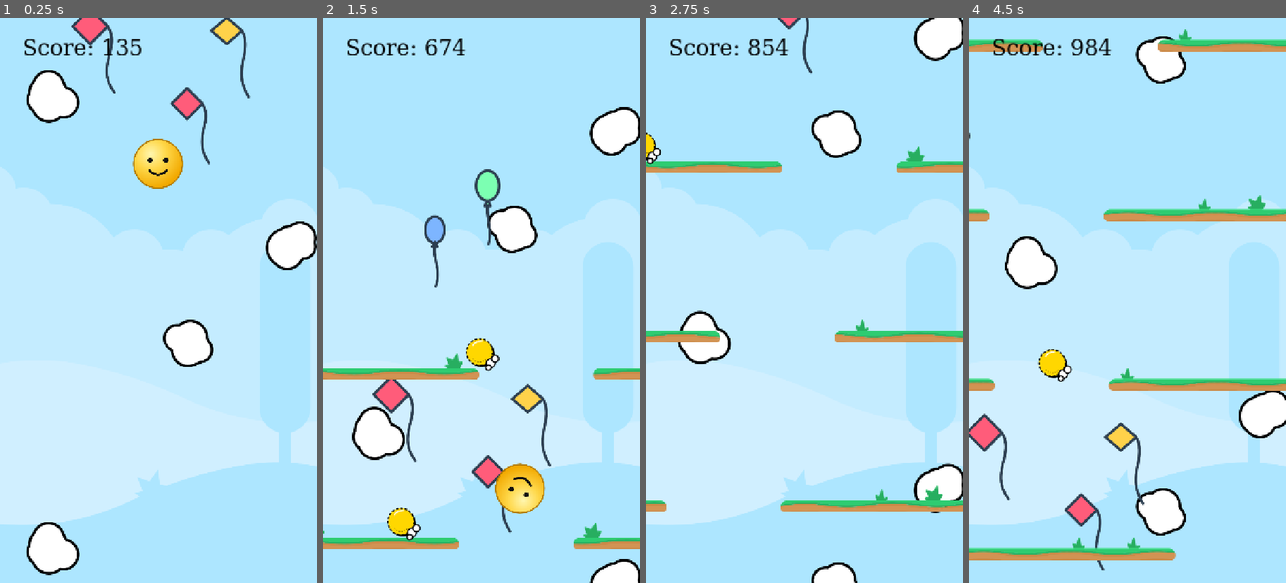
Above: before the commit, frames 1-4 (left to right).
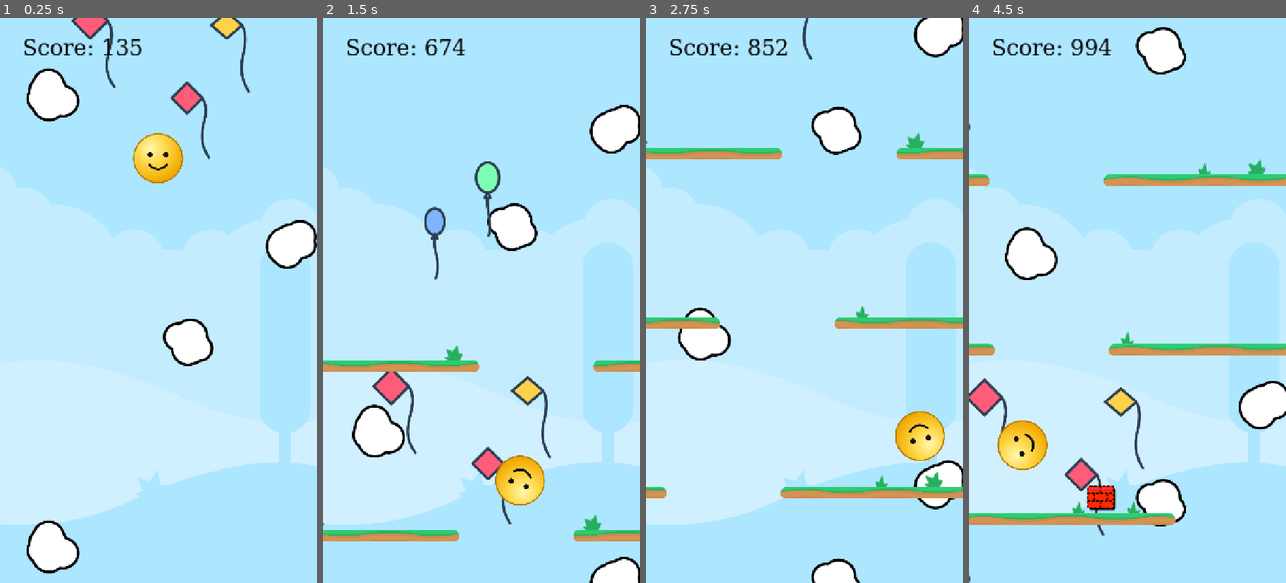
Above: after the commit, the same moments.

Repository: hamma2/droppin
Game: Godot game, scene res://Scenes/main.tscn
Same seed, same stepped clock (60 frames per second), same inputs: the game is played once before the commit and once after it.
Inputs (mouse positions are in pixels of both pictures, inside the frame that each line leads up to):
- Up to frame 1 (0.25 s): no input
- Up to frame 2 (1.5 s): move the mouse to (551, 272) at 0.52 s; hold Right (ui_right) 0.53-1.25 s; hold Shift 0.53-1.25 s; click (551, 272) at 0.67 s; drag from (418, 328) to (465, 390) at 1.27 s
- Up to frame 3 (2.75 s): move the mouse to (836, 176) at 2.02 s; hold Right (ui_right) from 2.03 s (still down); hold Shift from 2.03 s (still down)
- Up to frame 4 (4.5 s): release Right (ui_right) at 2.75 s; release Shift at 2.75 s; drag from (1111, 413) to (1032, 215) at 2.77 s; move the mouse to (1222, 385) at 3.52 s; hold Left (ui_left) 3.53-4.25 s; hold Shift 3.53-4.25 s; drag from (1032, 215) to (1067, 407) at 4.27 s

The runs differ from the first frame. In frame 1, 2.8% of the frame differs, in the area x 8-100%, y 0-99%; in frame 2, 9.4%; in frame 3, 11%; in frame 4, 17%, in the area x 0-100%, y 1-100%.

Commit message:
Created Test Level 1 to showcase game

Diff:
--- a/StaticData/Extras/Direction/change_direction_5_seconds.tres
+++ b/StaticData/Extras/Direction/change_direction_5_seconds.tres
@@ -6,6 +6,8 @@
 [resource]
 script = ExtResource("1_0wtek")
 effect_type = "direction"
+color = Color(1, 0.1882353, 1, 1)
 texture = ExtResource("2_bdrvj")
+spawn_probability = 0.2
 duration = 5.0
 rotation_change = 360.0
--- a/StaticData/Extras/Invisible_Ball/invisible_ball_3s.tres
+++ b/StaticData/Extras/Invisible_Ball/invisible_ball_3s.tres
@@ -5,7 +5,10 @@
 
 [resource]
 script = ExtResource("1_h8mgb")
+blink_times = 3
+visible_duration = 0.3
 effect_type = "invisible_ball"
+color = Color(1, 0.1882353, 1, 1)
 texture = ExtResource("2_phu73")
-spawn_probability = 1.0
+spawn_probability = 0.2
 metadata/_custom_type_script = "uid://bjwr2gll2e65f"
--- a/StaticData/Extras/Invisible_Barriers/invisible_barriers.tres
+++ b/StaticData/Extras/Invisible_Barriers/invisible_barriers.tres
@@ -5,6 +5,11 @@
 
 [resource]
 script = ExtResource("1_t4b1d")
+effect_invisible_duration = 2.0
+blink_times = 3
+visible_duration = 0.3
 effect_type = "invisible_barriers"
+color = Color(1, 0.1882353, 1, 1)
 texture = ExtResource("2_cg0o2")
+spawn_probability = 0.2
 metadata/_custom_type_script = "uid://csjx8kfhk2ncm"
--- a/StaticData/Extras/Points/2_multiply_points.tres
+++ b/StaticData/Extras/Points/2_multiply_points.tres
@@ -9,5 +9,6 @@
 point_multiplier = 2.0
 effect_type = "points"
 texture = ExtResource("2_kjd1y")
+spawn_probability = 0.2
 duration = 5.0
 metadata/_custom_type_script = "uid://c38g7uywwe2dm"
--- /dev/null
+++ b/StaticData/Extras/Points/500_points.tres
@@ -0,0 +1,12 @@
+[gd_resource type="Resource" script_class="PointsData" load_steps=3 format=3 uid="uid://cila3pf6ga8s0"]
+
+[ext_resource type="Script" uid="uid://c38g7uywwe2dm" path="res://Scripts/Extras/Points/PointsData.gd" id="1_ybbv2"]
+[ext_resource type="Texture2D" uid="uid://1is3xwkoem8q" path="res://Textures/Extras/points_500.svg" id="2_ledxf"]
+
+[resource]
+script = ExtResource("1_ybbv2")
+effect_points = 500.0
+effect_type = "points"
+texture = ExtResource("2_ledxf")
+spawn_probability = 0.2
+metadata/_custom_type_script = "uid://c38g7uywwe2dm"
--- a/StaticData/Extras/Points/50_points.tres
+++ b/StaticData/Extras/Points/50_points.tres
@@ -1,10 +1,11 @@
 [gd_resource type="Resource" script_class="PointsData" load_steps=3 format=3 uid="uid://0qma4xk0h0ty"]
 
 [ext_resource type="Script" uid="uid://c38g7uywwe2dm" path="res://Scripts/Extras/Points/PointsData.gd" id="1_th22e"]
-[ext_resource type="Texture2D" uid="uid://b2cgo4jq7wiho" path="res://Textures/Extras/points_50.svg" id="2_dar2i"]
+[ext_resource type="Texture2D" uid="uid://baa0jym2v3o7p" path="res://Textures/Extras/points_50.svg" id="2_dar2i"]
 
 [resource]
 script = ExtResource("1_th22e")
 effect_type = "points"
 texture = ExtResource("2_dar2i")
+spawn_probability = 0.7
 metadata/_custom_type_script = "uid://c38g7uywwe2dm"
--- a/StaticData/Levels/Level_1/Level_1_settings.tres
+++ b/StaticData/Levels/Level_1/Level_1_settings.tres
@@ -1,10 +1,17 @@
-[gd_resource type="Resource" script_class="LevelSettingsData" load_steps=4 format=3 uid="uid://bqx7tei56wsey"]
+[gd_resource type="Resource" script_class="LevelSettingsData" load_steps=9 format=3 uid="uid://bqx7tei56wsey"]
 
 [ext_resource type="Script" uid="uid://crymhcdpuwbj5" path="res://Scripts/Extras/BaseExtraData.gd" id="1_2dygm"]
 [ext_resource type="Resource" uid="uid://d0tp6l4xxne6s" path="res://StaticData/Extras/Invisible_Ball/invisible_ball_3s.tres" id="2_2dygm"]
+[ext_resource type="Resource" uid="uid://dfylycvgjdeuh" path="res://StaticData/Extras/Direction/change_direction_5_seconds.tres" id="3_121md"]
 [ext_resource type="Script" uid="uid://otosgdtm7fva" path="res://Scripts/Resources/LevelSettingsData.gd" id="3_r8whi"]
+[ext_resource type="Resource" uid="uid://dx2rxcc4xgvur" path="res://StaticData/Extras/Points/2_multiply_points.tres" id="5_2yu84"]
+[ext_resource type="Resource" uid="uid://0qma4xk0h0ty" path="res://StaticData/Extras/Points/50_points.tres" id="6_1hmks"]
+[ext_resource type="Resource" uid="uid://b7806c2d5r35r" path="res://StaticData/Extras/Invisible_Barriers/invisible_barriers.tres" id="6_jfdev"]
+[ext_resource type="Resource" uid="uid://cila3pf6ga8s0" path="res://StaticData/Extras/Points/500_points.tres" id="7_jfdev"]
 
 [resource]
 script = ExtResource("3_r8whi")
-extra_data_list = Array[ExtResource("1_2dygm")]([ExtResource("2_2dygm")])
+extra_data_list = Array[ExtResource("1_2dygm")]([ExtResource("2_2dygm"), ExtResource("3_121md"), ExtResource("5_2yu84"), ExtResource("6_1hmks"), ExtResource("6_jfdev"), ExtResource("7_jfdev")])
+speed_increase = 1.2
+base_speed = 400.0
 metadata/_custom_type_script = "uid://otosgdtm7fva"
